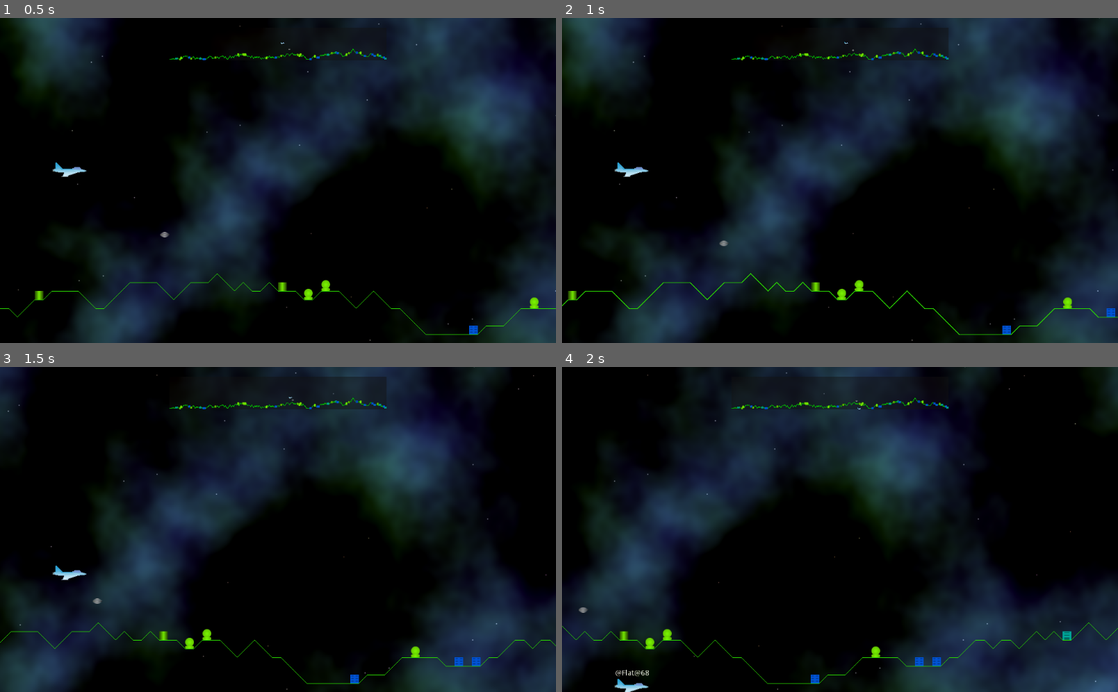
Above: before the commit, frames 1-4 (two rows, left to right).
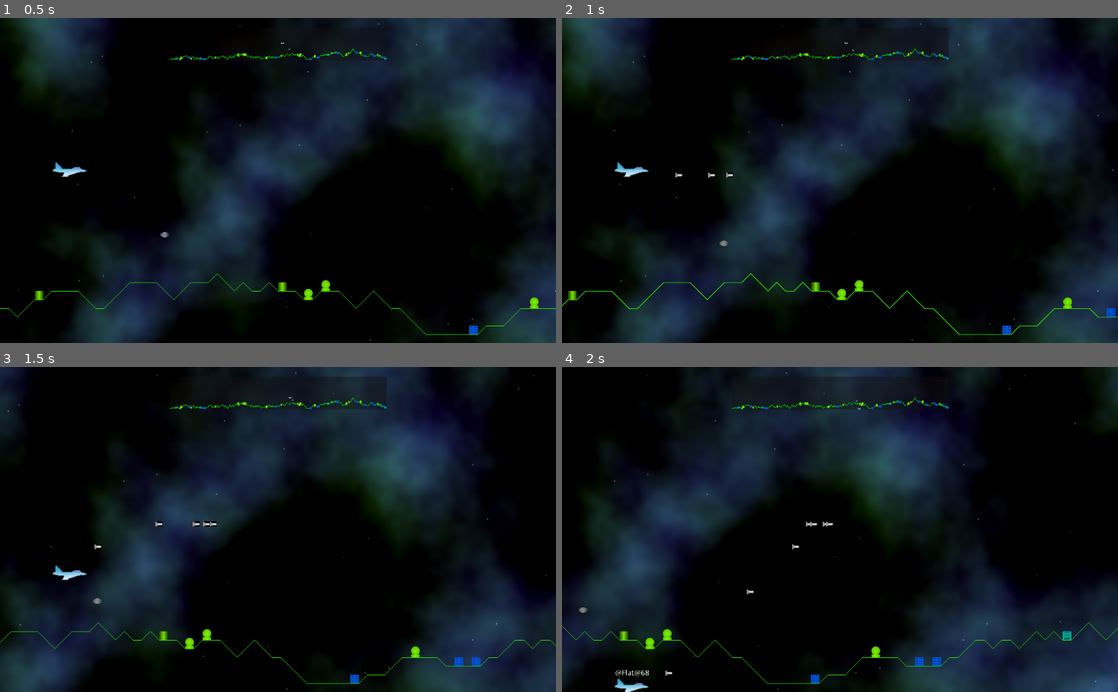
Above: after the commit, the same moments.

Repository: andrew-wilkes/godotia
Game: Godot game, scene res://scenes/Main.tscn
Two runs of this game, one before a commit and one after it. Both use one fixed random seed, a clock stepped at 60 frames per second and the inputs below.
Inputs:
- Up to frame 1 (0.5 s): no input
- Up to frame 2 (1 s): tap Enter (ui_accept) at 0.5, 0.6, 0.77 s; hold Right (ui_right) from 0.53 s (still down)
- Up to frame 3 (1.5 s): tap Enter (ui_accept) at 1.07, 1.35 s; release Right (ui_right) at 1.28 s; hold Down (ui_down) from 1.28 s (still down)
- Up to frame 4 (2 s): keep holding Down (ui_down); tap Enter (ui_accept) at 1.52, 1.82 s

Frame 1 is identical in both runs. In frame 2, less than 0.1% of the frame differs, in the area x 20-31%, y 47-50%; in frame 3, 0.1%, in the area x 17-39%, y 47-57%; in frame 4, less than 0.1%.

Commit message:
Add missile scene

Diff:
--- a/scenes/Enemy.tscn
+++ b/scenes/Enemy.tscn
@@ -4,7 +4,7 @@
 [ext_resource path="res://scenes/Enemy.gd" type="Script" id=2]
 
 [sub_resource type="RectangleShape2D" id=1]
-extents = Vector2( 8.69702, 5.11575 )
+extents = Vector2( 8.47765, 5.02196 )
 
 [node name="Enemy" type="Area2D"]
 collision_layer = 16
--- a/scenes/Main.gd
+++ b/scenes/Main.gd
@@ -15,6 +15,7 @@
 var scroll_position
 var speed = 0
 var enemy_scene = preload("res://scenes/Enemy.tscn")
+var missile_scene = preload("res://scenes/Missile.tscn")
 
 func _ready():
 	background = $ParallaxBackground
@@ -84,6 +85,14 @@
 		player.move(0, -delta)
 	if Input.is_action_pressed("ui_down") and player.position.y < terrain.base_level:
 		player.move(0, delta)
+	if Input.is_action_just_pressed("ui_accept"):
+		fire_missile()
+
+
+func fire_missile():
+	var m = missile_scene.instance()
+	terrain.add_child(m)
+	m.start(terrain.last_point.x - scroll_position, speed)
 
 
 func move_background(delta):
--- /dev/null
+++ b/scenes/Missile.gd
@@ -0,0 +1,27 @@
+extends Area2D
+
+var speed = 500
+var direction = 1
+
+func _process(delta):
+	position.x += speed * delta * direction
+
+
+func _on_Lifetime_timeout():
+	destroy()
+
+
+func destroy():
+	queue_free()
+
+
+func start(offset, p_speed):
+	speed += abs(p_speed)
+	position = globals.player.position + Vector2(offset, 10)
+	if globals.player.direction:
+		direction = 1
+		$Sprite.flip_h = false
+	else:
+		direction = -1
+		$Sprite.flip_h = true
+	$Lifetime.start()
--- /dev/null
+++ b/scenes/Missile.tscn
@@ -0,0 +1,25 @@
+[gd_scene load_steps=4 format=2]
+
+[ext_resource path="res://textures/M484BulletCollection1.png" type="Texture" id=1]
+[ext_resource path="res://scenes/Missile.gd" type="Script" id=2]
+
+[sub_resource type="RectangleShape2D" id=1]
+extents = Vector2( 6.54999, 5.04292 )
+
+[node name="Missile" type="Area2D"]
+collision_layer = 8
+collision_mask = 0
+script = ExtResource( 2 )
+
+[node name="Sprite" type="Sprite" parent="."]
+texture = ExtResource( 1 )
+region_enabled = true
+region_rect = Rect2( 345, 215, 13, 10 )
+
+[node name="CollisionShape2D" type="CollisionShape2D" parent="."]
+shape = SubResource( 1 )
+
+[node name="Lifetime" type="Timer" parent="."]
+wait_time = 2.0
+one_shot = true
+[connection signal="timeout" from="Lifetime" to="." method="_on_Lifetime_timeout"]
Binary file added: textures/M484BulletCollection1.png
Not shown, added: textures/M484BulletCollection1.png.import
